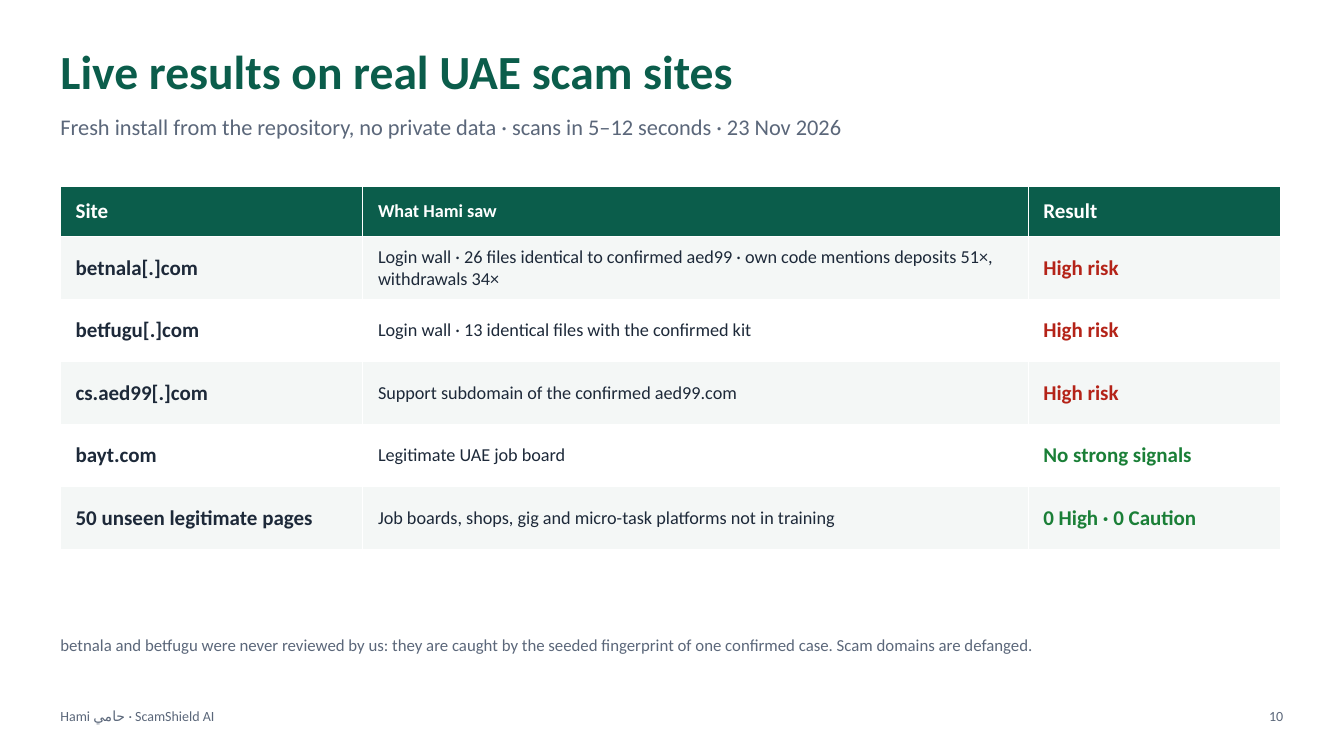
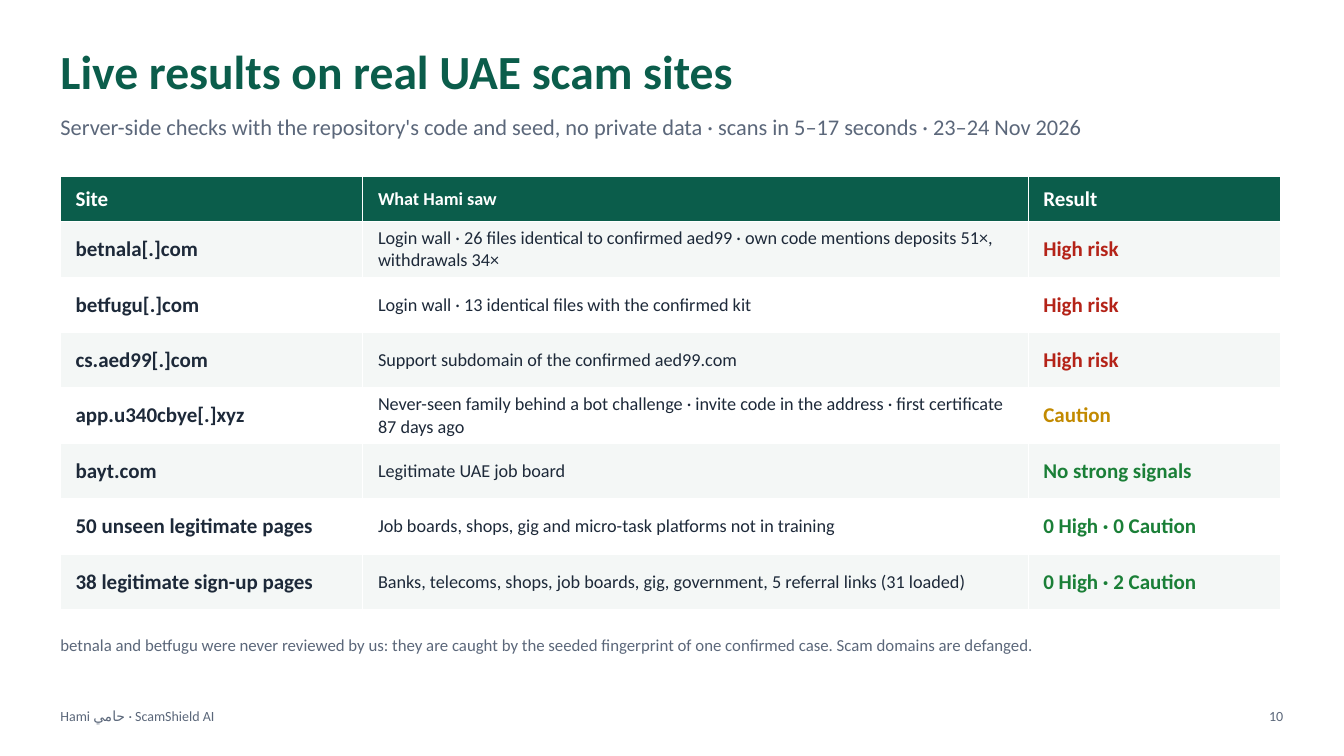
Before and after one commit to mboausibah/hami, a slide deck: slide 10 of docs/Hami.pptx. Drawn at 1344x756 pixels with LibreOffice and Linux fonts; fonts in the diff are those of the drawing. Boxes give left, top, right and bottom in pixels: in the first picture for what was removed or moved away, otherwise in the second. Text is boxed around its words. In the diff, an @@ line names an element or a change of style, - is before the commit and + after.

```diff
--- a/docs/Hami.pptx
+++ b/docs/Hami.pptx
@@ text at [60,119,1081,139]: text changed @@
-Fresh install from the repository, no private data · scans in 5–12 seconds · 23 Nov 2026
+Server-side checks with the repository's code and seed, no private data · scans in 5–17 seconds · 23–24 Nov 2026
@@ table at [60,176,1280,610] @@
+row 5: app.u340cbye[.]xyz | Never-seen family behind a bot challenge · invite code in the address · first certificate 87 days ago | Caution
+row 8: 38 legitimate sign-up pages | Banks, telecoms, shops, job boards, gig, government, 5 referral links (31 loaded) | 0 High · 2 Caution
@@ table: place and size @@
-table at [60,187,1280,549]
+table at [60,176,1280,610]
```
Also in this commit, not shown: 2 other slides changed, 17 other files.
